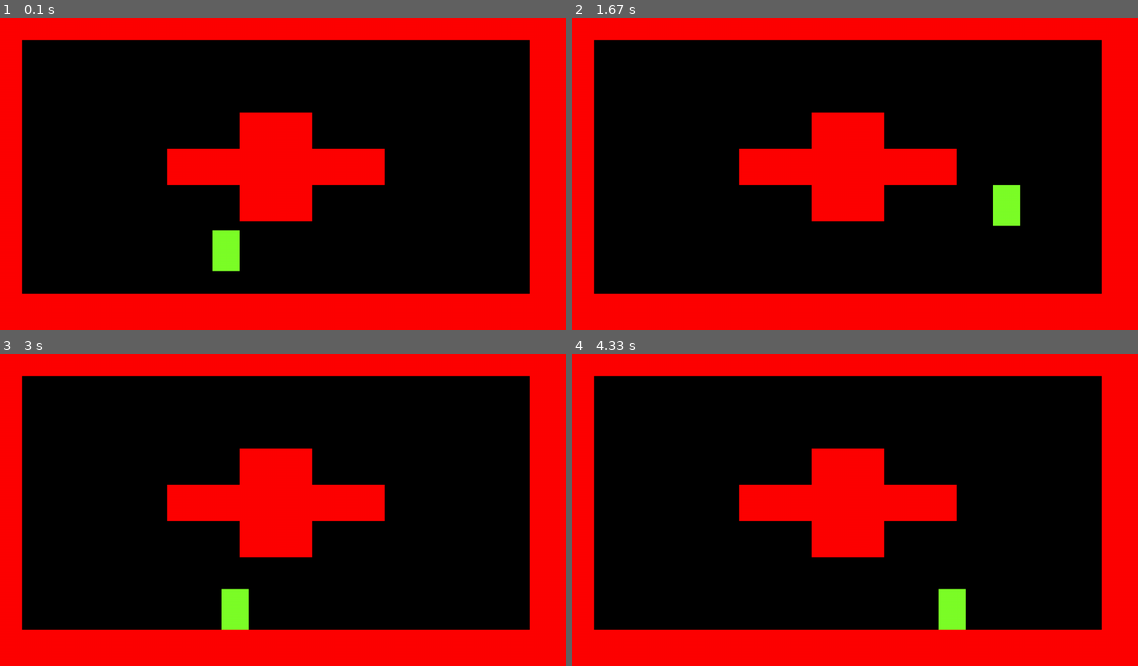
Above: before the commit, frames 1-4 (two rows, left to right).
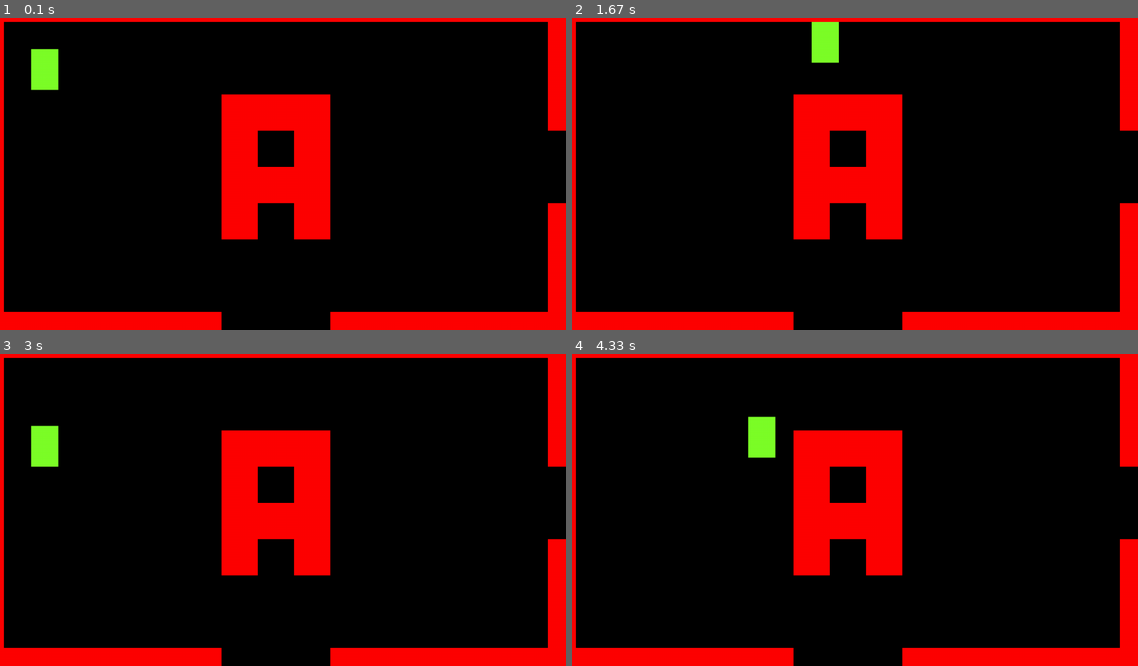
Above: after the commit, the same moments.

Repository: DJan03/pygame_self
Game: pygame game, started from main.py
The game is run twice, just before and just after one commit, with the same random seed, the same clock (stepped at 60 frames per second) and the same inputs.
Inputs:
- Up to frame 1 (0.1 s): no input
- Up to frame 2 (1.67 s): hold Right 0.33-0.8 s; hold Up 0.83-1.13 s; hold Right 1.17-1.63 s
- Up to frame 3 (3 s): hold Left 1.67-2.2 s; hold Down 2.23-2.53 s; hold Left 2.57-2.97 s
- Up to frame 4 (4.33 s): hold Up 3-3.37 s; hold Right 3.4-4.03 s; hold Down from 4.07 s (still down)

The runs differ from the first frame. In frame 1, 27% of the frame differs, in the area x 0-100%, y 1-100%; in frame 2, 27%; in frame 3, 27%; in frame 4, 27%.

Commit message:
Normal world class + transition beetwen rooms

Diff:
--- a/main.py
+++ b/main.py
@@ -1,4 +1,5 @@
 import pygame
+from PIL import Image
 
 pygame.init()
 
@@ -6,81 +7,64 @@
 window = pygame.display.set_mode(window_size)
 pygame.display.set_caption("WhiteLight_remake")
 
-ROOM_EMPTY = 1
-ROOM_X = 2
-
-room_lib = {
-    ROOM_EMPTY: [
-        [1, 1, 1, 1, 1, 1, 1, 1, 1],
-        [1, 0, 0, 0, 0, 0, 0, 0, 1],
-        [1, 0, 0, 0, 0, 0, 0, 0, 1],
-        [1, 0, 0, 0, 0, 0, 0, 0, 1],
-        [1, 0, 0, 0, 0, 0, 0, 0, 1],
-        [1, 0, 0, 0, 0, 0, 0, 0, 1],
-        [1, 0, 0, 0, 0, 0, 0, 0, 1],
-        [1, 0, 0, 0, 0, 0, 0, 0, 1],
-        [1, 0, 0, 0, 0, 0, 0, 0, 1],
-        [1, 0, 0, 0, 0, 0, 0, 0, 1],
-        [1, 0, 0, 0, 0, 0, 0, 0, 1],
-        [1, 0, 0, 0, 0, 0, 0, 0, 1],
-        [1, 0, 0, 0, 0, 0, 0, 0, 1],
-        [1, 0, 0, 0, 0, 0, 0, 0, 1],
-        [1, 0, 0, 0, 0, 0, 0, 0, 1],
-        [1, 1, 1, 1, 1, 1, 1, 1, 1]
-    ],
-    ROOM_X: [
-        [1, 1, 1, 1, 1, 1, 1, 1, 1],
-        [1, 0, 0, 0, 0, 0, 0, 0, 1],
-        [1, 0, 0, 0, 0, 0, 0, 0, 1],
-        [1, 0, 0, 0, 0, 0, 0, 0, 1],
-        [1, 0, 0, 0, 0, 0, 0, 0, 1],
-        [1, 0, 0, 0, 1, 0, 0, 0, 1],
-        [1, 0, 0, 0, 1, 0, 0, 0, 1],
-        [1, 0, 0, 1, 1, 1, 0, 0, 1],
-        [1, 0, 0, 1, 1, 1, 0, 0, 1],
-        [1, 0, 0, 0, 1, 0, 0, 0, 1],
-        [1, 0, 0, 0, 1, 0, 0, 0, 1],
-        [1, 0, 0, 0, 0, 0, 0, 0, 1],
-        [1, 0, 0, 0, 0, 0, 0, 0, 1],
-        [1, 0, 0, 0, 0, 0, 0, 0, 1],
-        [1, 0, 0, 0, 0, 0, 0, 0, 1],
-        [1, 1, 1, 1, 1, 1, 1, 1, 1]
-    ]
-}
-
 
 class World:
     def __init__(self):
-        self.rooms = [
-            [None, None, None],
-            [room_lib[ROOM_EMPTY], room_lib[ROOM_X], room_lib[ROOM_EMPTY]],
-            [None, room_lib[ROOM_X], None]
-        ]
-        self.x = 1
-        self.y = 1
+        self.x = 0
+        self.y = 0
+        self.room_size_x = 17
+        self.room_size_y = 10
+
+        img = Image.open("map.png")
+        pixels = img.load()
+        x, y = img.size
 
         self.size = 80
 
-    def get_room(self):
-        return self.rooms[self.x][self.y]
-
-    def is_collised(self, x, y, w, h):
-        x0 = x // 80
-        y0 = y // 80
-        x1 = (x + w - 1) // 80
-        y1 = (y + h - 1) // 80
-
-        room = self.rooms[self.x][self.y]
-        return (room[x0][y0] == 0 and room[x1][y0] == 0 and
-                room[x0][y1] == 0 and room[x1][y1] == 0)
+        self.world_map = [[0 for _ in range(y)] for _ in range(x)]
+        for i in range(x):
+            for j in range(y):
+                self.world_map[i][j] = 1 if (pixels[i, j] == (0, 0, 0)) else 0
 
     def draw(self):
-        room = list(self.rooms[self.x][self.y])
+        x0 = (self.room_size_x - 1) * self.x
+        y0 = (self.room_size_y - 1) * self.y
+        x1 = (self.room_size_x - 1) * (self.x + 1) + 1
+        y1 = (self.room_size_y - 1) * (self.y + 1) + 1
+        for i in range(x0, x1):
+            for j in range(y0, y1):
+                if (self.world_map[i][j] == 1):
+                    pygame.draw.rect(
+                        window, (255, 0, 0), (
+                            (i - x0) * self.size - self.size // 2,
+                            (j - y0) * self.size - self.size // 2,
+                            self.size, self.size
+                        )
+                    )
 
-        for i in range(len(room)):
-            for j in range(len(room[0])):
-                if (room[i][j] == 1):
-                    pygame.draw.rect(window, (255, 0, 0), (i * self.size, j * self.size, self.size, self.size))
+    def check_collision(self, x, y, w, h):
+        x0 = (x + self.size // 2) // self.size + (self.room_size_x - 1) * self.x
+        y0 = (y + self.size // 2) // self.size + (self.room_size_y - 1) * self.y
+        x1 = (x + w - 1 + self.size // 2) // self.size + (self.room_size_x - 1) * self.x
+        y1 = (y + h - 1 + self.size // 2) // self.size + (self.room_size_y - 1) * self.y
+
+        return (self.world_map[x0][y0] == 0 and self.world_map[x1][y0] == 0 and
+                self.world_map[x0][y1] == 0 and self.world_map[x1][y1] == 0)
+
+    def update_visible_room(self, x, y, w, h):
+        x0 = x
+        y0 = y
+        x1 = x + w
+        y1 = y + h
+
+        if (x0 < 0):
+            self.x -= 1
+        if (y0 < 0):
+            self.y -= 1
+        if (x1 >= window_size[0]):
+            self.x += 1
+        if (y1 >= window_size[1]):
+            self.y += 1
 
 
 world = World()
@@ -103,9 +87,10 @@
         newX = self.x + dx
         newY = self.y + dy
 
-        if (world.is_collised(newX, newY, self.width, self.height)):
-            self.x = newX
-            self.y = newY
+        if (world.check_collision(newX, newY, self.width, self.height)):
+            world.update_visible_room(newX, newY, self.width, self.height)
+            self.x = newX % (window_size[0] - self.width)
+            self.y = newY % (window_size[1] - self.height)
 
     def draw(self):
         pygame.draw.rect(
@@ -130,7 +115,7 @@
             self.actor.move((0, 1))
 
 
-player = Player(500, 500, 60, 90, 10)
+player = Player(100, 100, 60, 90, 10)
 playerInputHandler = InputHanlder(player)
 
 run = True
@@ -150,4 +135,6 @@
     player.draw()
     pygame.display.update()
 
+    # print((player.x + world.size // 2) // world.size + (world.room_size_x - 1) * world.x)
+
 pygame.quit()
Binary file added: map.png
